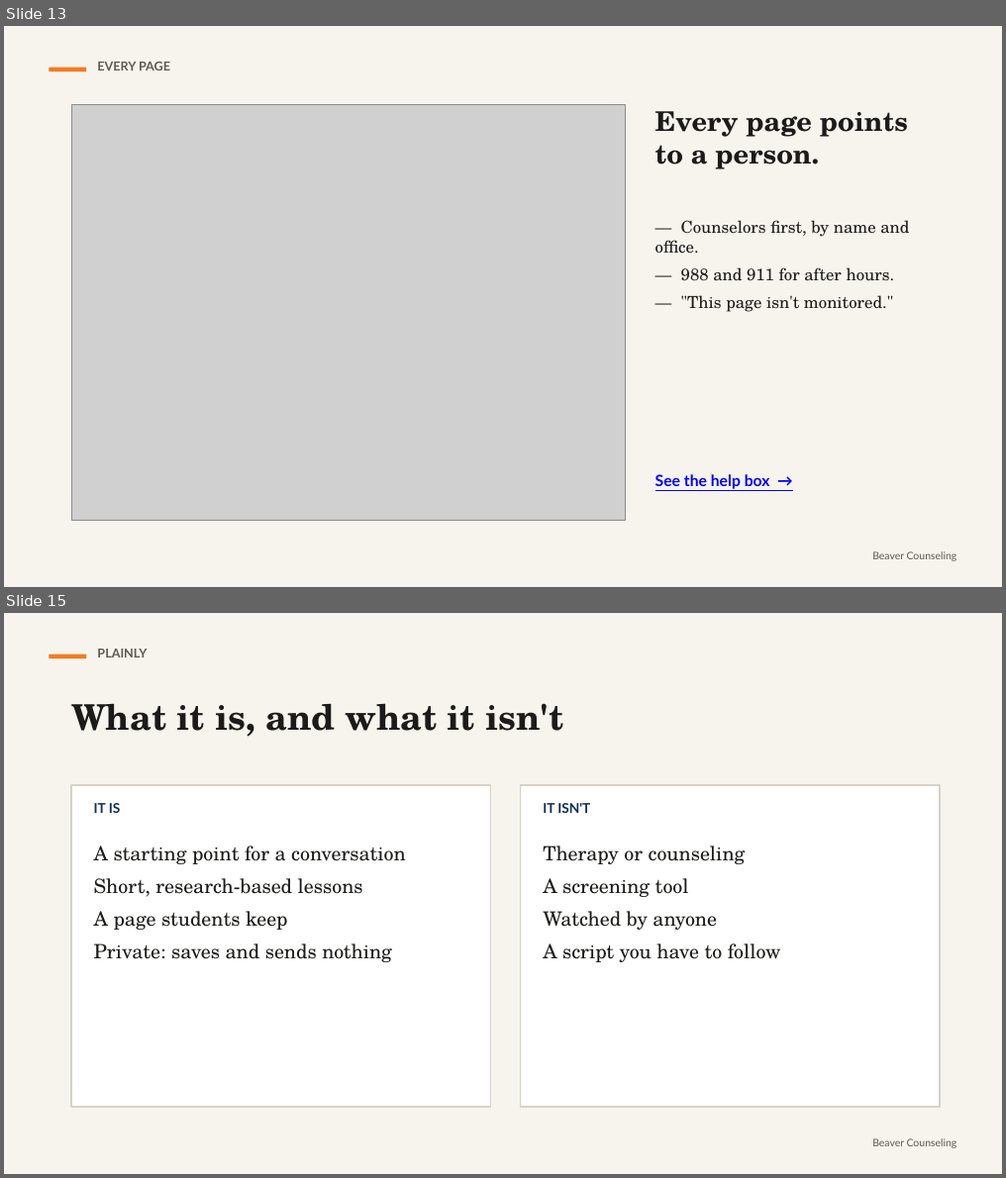
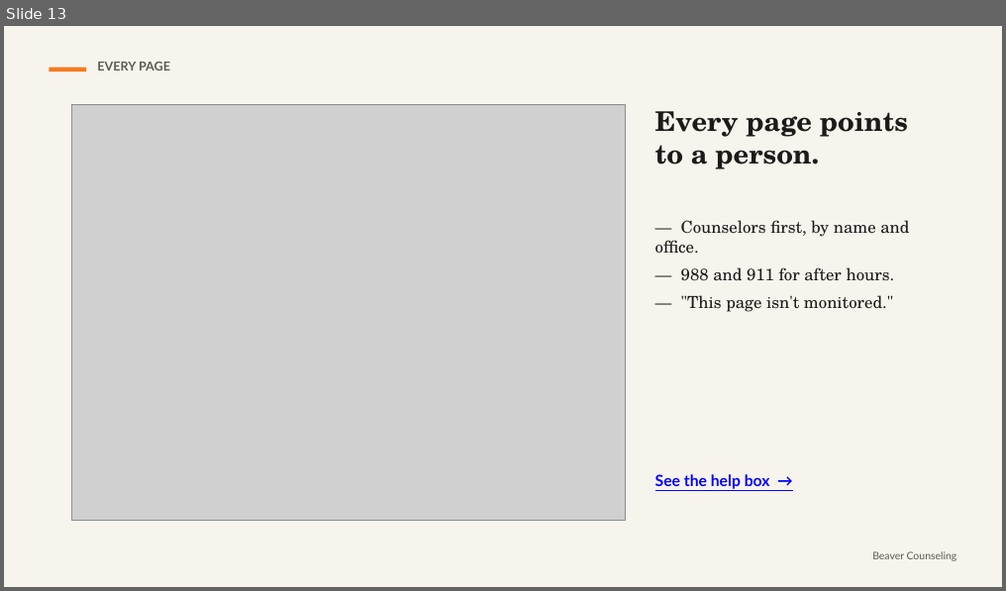
Before and after one commit to rmwtoolkit/bcds-toolkit, a slide deck: decks/using-the-toolkit-lesson-v2.pptx. Shown one above the other, each under a label of ours: slides 13 and 15 before the commit, slide 13 after it; the slides between them are not shown. The pictures are 1006x1178 and 1006x591 pixels, drawn with LibreOffice and Linux fonts; fonts in the diff are those of the drawing; grey boxes stand for pictures. Boxes give left, top, right and bottom in pixels: in the first picture for what was removed or moved away, otherwise in the second. Text is boxed around its words. In the diff, an @@ line names an element or a change of style, - is before the commit and + after.

```diff
--- a/decks/using-the-toolkit-lesson-v2.pptx
+++ b/decks/using-the-toolkit-lesson-v2.pptx
@@ slide 15 removed at <box>4,613,1002,1174</box>, background #F7F4EE @@
@@ rectangle removed at <box>49,655,86,659</box> @@
@@ text removed at <box>97,649,147,658</box> @@
-PLAINLY
@@ text removed at <box>71,703,563,737</box> @@
-What it is, and what it isn't
@@ rectangle removed at <box>71,785,491,1107</box> @@
@@ rectangle removed at <box>521,785,940,1107</box> @@
@@ text removed at <box>94,803,121,813</box> @@
-IT IS
@@ text removed at <box>543,803,590,813</box> @@
-IT ISN'T
@@ text removed at <box>94,846,406,962</box> @@
-A starting point for a conversation
-Short, research-based lessons
-A page students keep
-Private: saves and sends nothing
@@ text removed at <box>543,846,781,962</box> @@
-Therapy or counseling
-A screening tool
-Watched by anyone
-A script you have to follow
@@ text removed at <box>872,1139,957,1149</box> @@
-Beaver Counseling
```
Also in this commit, not shown: 7 slides changed, 6 slides added, 9 other slides removed, 2 other files.
